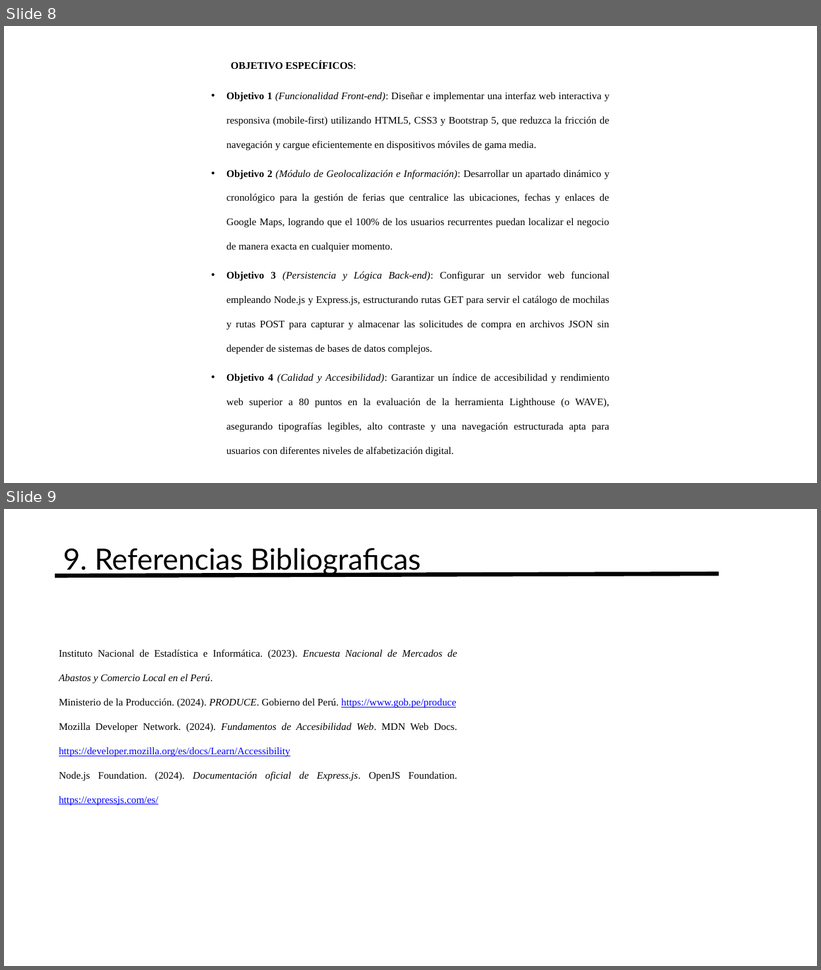
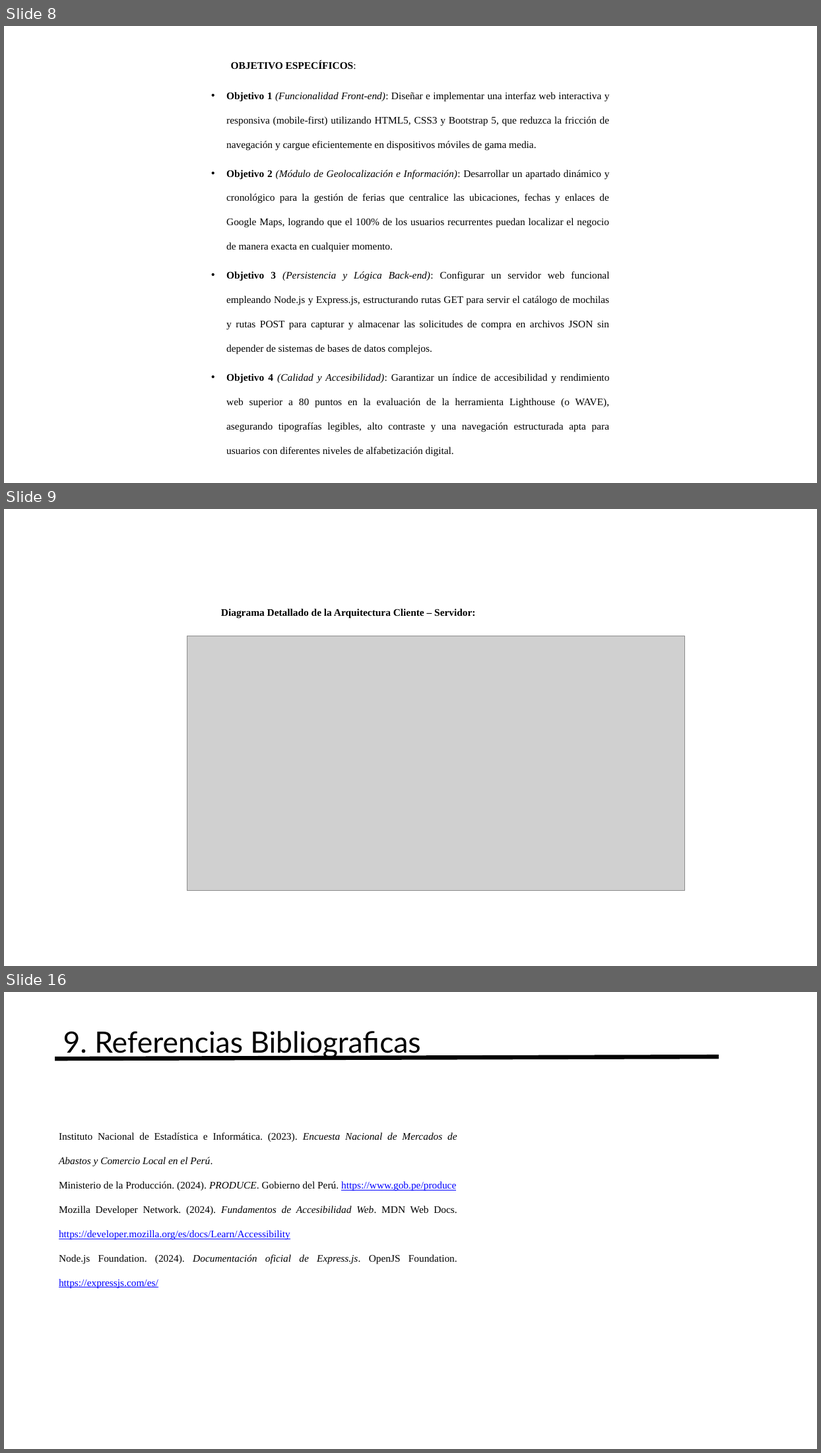
Before and after one commit to lITom182lI/Programacion-Web-3-Ciclo, a slide deck: PROYECTO FINAL/AVANCE PPT/Avance1_ProyectoPW.pptx. Shown one above the other, each under a label of ours: slides 8 and 9 before the commit, slides 8, 9 and 16 after it; the slides between them are not shown. The pictures are 821x970 and 821x1453 pixels, drawn with LibreOffice and Linux fonts; fonts in the diff are those of the drawing; grey boxes stand for pictures. Boxes give left, top, right and bottom in pixels: in the first picture for what was removed or moved away, otherwise in the second. Text is boxed around its words. In the diff, an @@ line names an element or a change of style, - is before the commit and + after.

```diff
--- a/PROYECTO FINAL/AVANCE PPT/Avance1_ProyectoPW.pptx
+++ b/PROYECTO FINAL/AVANCE PPT/Avance1_ProyectoPW.pptx
@@ slide 9 added at <box>4,509,817,966</box>, background #FFFFFF @@
@@ text added at <box>221,609,475,619</box>, 18 pt, text #000000, bold @@
+Diagrama Detallado de la Arquitectura Cliente – Servidor:
@@ picture added at <box>187,636,685,890</box> @@
@@ what was slide 9 is now slide 16 @@
```
Also in this commit, not shown: 6 other slides added.
